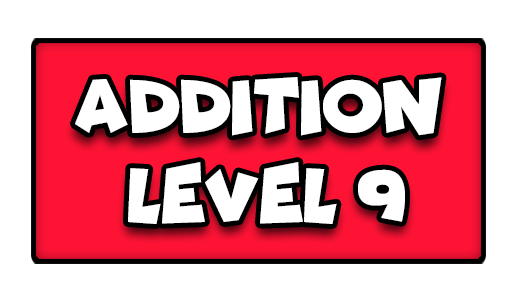
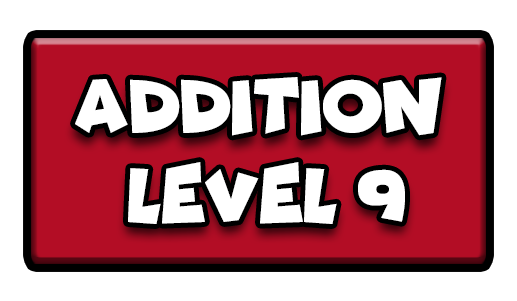
Layers edited between the first and the second w=517, h=301 image:
painted on "Rounded Rectangle 1" over [31, 38, 486, 264]
